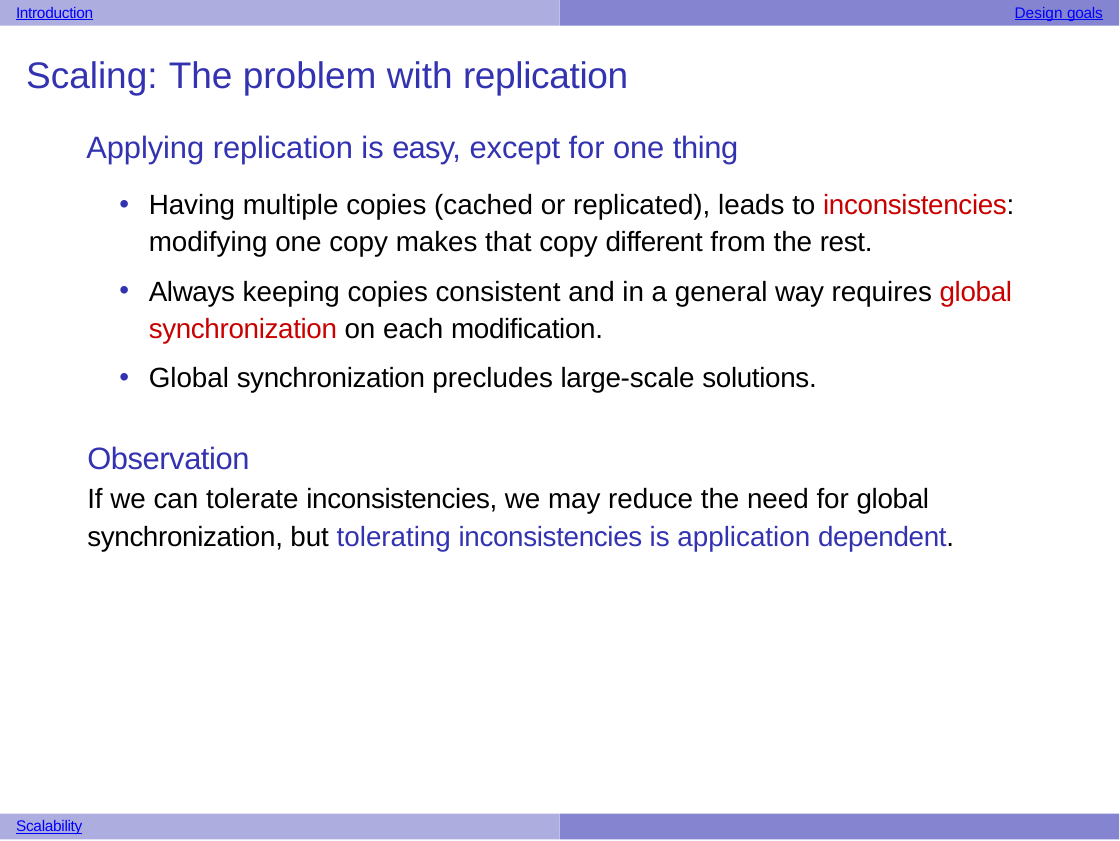
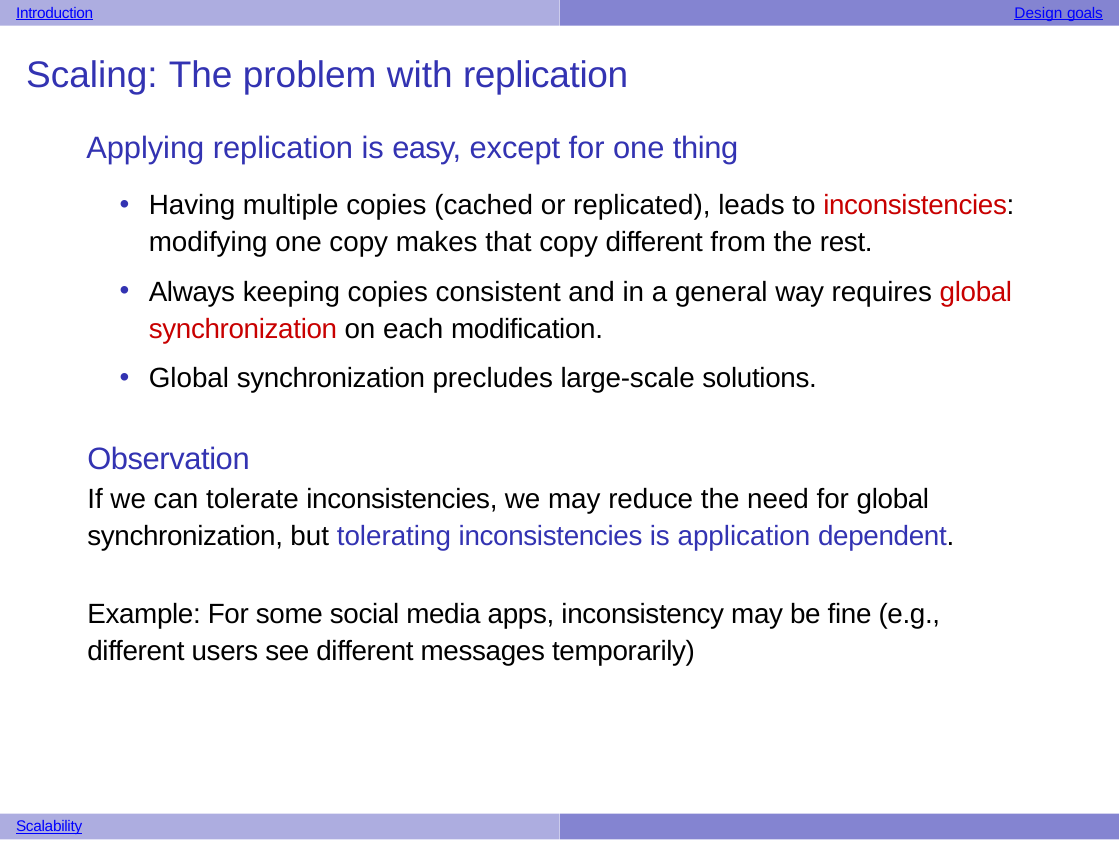
Before and after one commit to UVADS/distributed_computing, a slide deck: slide 25 of 02_rdds_and_running_cluster/01_intro_distributed_systems_apt.pptx (slide 23 before the commit). Drawn at 1120x841 pixels with LibreOffice and Linux fonts; fonts in the diff are those of the drawing. Boxes give left, top, right and bottom in pixels: in the first picture for what was removed or moved away, otherwise in the second. Text is boxed around its words. In the diff, an @@ line names an element or a change of style, - is before the commit and + after.

```diff
--- a/02_rdds_and_running_cluster/01_intro_distributed_systems_apt.pptx
+++ b/02_rdds_and_running_cluster/01_intro_distributed_systems_apt.pptx
@@ text at (87, 602, 941, 665): paragraph added @@
+Example: For some social media apps, inconsistency may be fine (e.g., different users see different messages temporarily)
```
Also in this commit, not shown: 1 other slide changed, 2 slides added, 1 other file.
